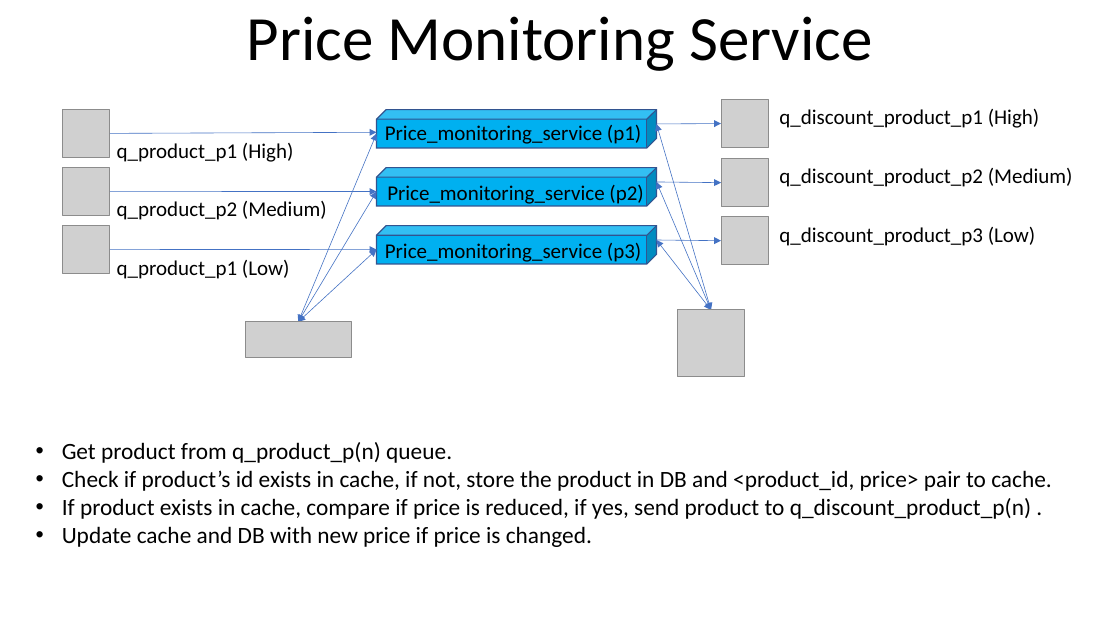
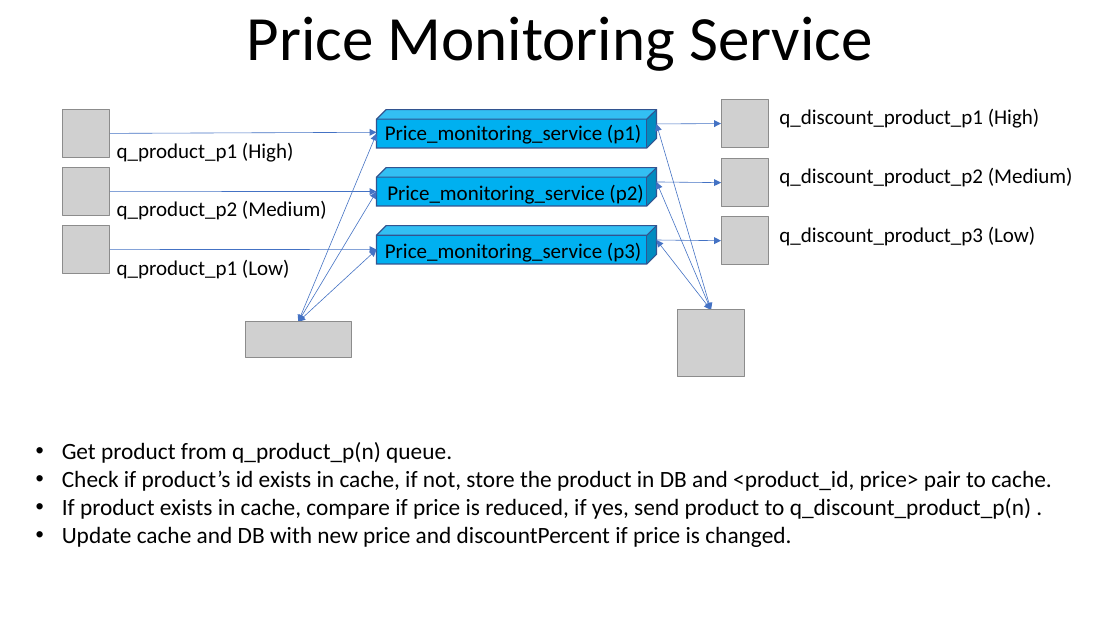
Before and after one commit to youhusky/price-monitoring-system, a slide deck: slide 8 of PriceMonitoringDesign.pptx. Drawn at 1120x630 pixels with LibreOffice and Linux fonts; fonts in the diff are those of the drawing; grey boxes stand for pictures. Boxes give left, top, right and bottom in pixels: in the first picture for what was removed or moved away, otherwise in the second. Text is boxed around its words. In the diff, an @@ line names an element or a change of style, - is before the commit and + after.

```diff
--- a/PriceMonitoringDesign.pptx
+++ b/PriceMonitoringDesign.pptx
@@ text at <box>62,526,791,547</box>: text changed @@
-• Update cache and DB with new price if price is changed.
+• Update cache and DB with new price and discountPercent if price is changed.
```
Also in this commit, not shown: 3 other slides changed, 1 other file.
